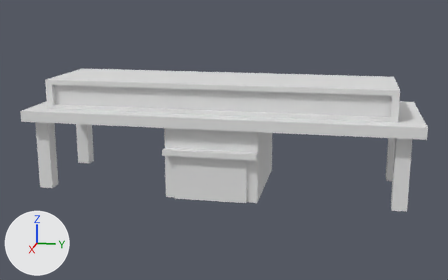
Renders of the Blender file Assets/Models/Entrance.blend from each side of a commit.
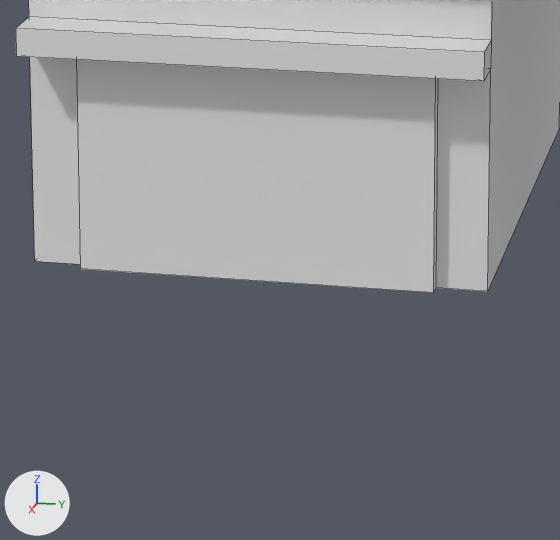
There are two pictures of each version: one whole from a camera (50 mm lens) standing at (45.21, 9.33, 15.01) and looking at (-0.77, 0.13, 3.52), one close up on the part from 35% to 61% of the width and 52% to 90% of the height. Lighting does not change. The marker at lower left points along +X, +Y and +Z. The close-ups show mesh edges as thin lines.
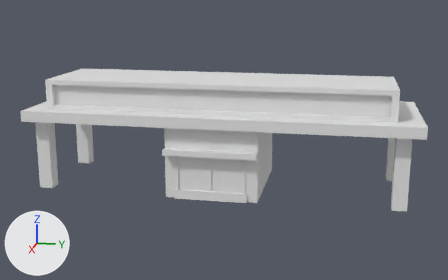
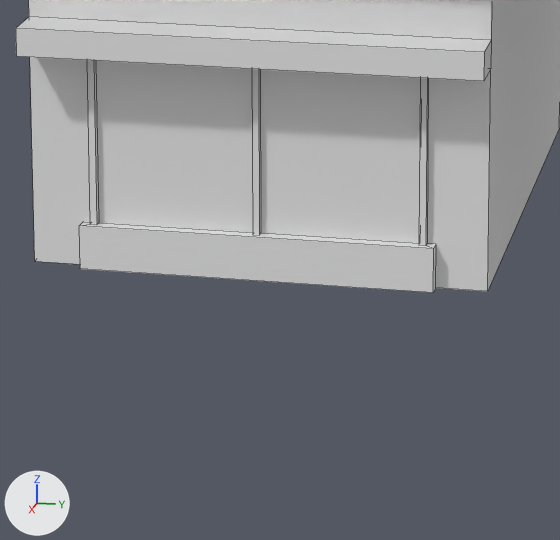
The newer file is also turned or shifted as a whole; pictures and numbers use the older file's frame.

Edits to the bpy script that builds the scene:
```text
Change me_cube:
    used by ob_cube; location = (0.0, 0.0, 0.0); scale = (1.0, 3.3, 1.0)
    remove me_cube.from_pydata(...)  # 104 vertices, 82 faces; spans x -5.8..3.93, y -4.33..4.43, z -0.01..8.31
    add me_cube.from_pydata(...)  # 128 vertices, 90 faces; spans x -5.8..3.93, y -4.33..4.43, z -0.01..8.31
    me_cube part 1
    4 vertices are removed from x 3.28..3.48, y -0.81..0.79, z 3.33
    12 faces are deleted
    16 vertices are added at x 3.28..3.48, y -0.81..0.79, z 0.66..3.33
    12 new vertices lie (0.1, 0.0, 0.0) away from vertices in x 3.28, y -0.77..0.75, z 0.66..3.33
    20 new faces join them
```

Location of each change, (x1, y1, x2, y2) in pixels of the close-ups (560 x 540 px):
part 1 of me_cube, built on: (73, 59, 483, 293) in both
